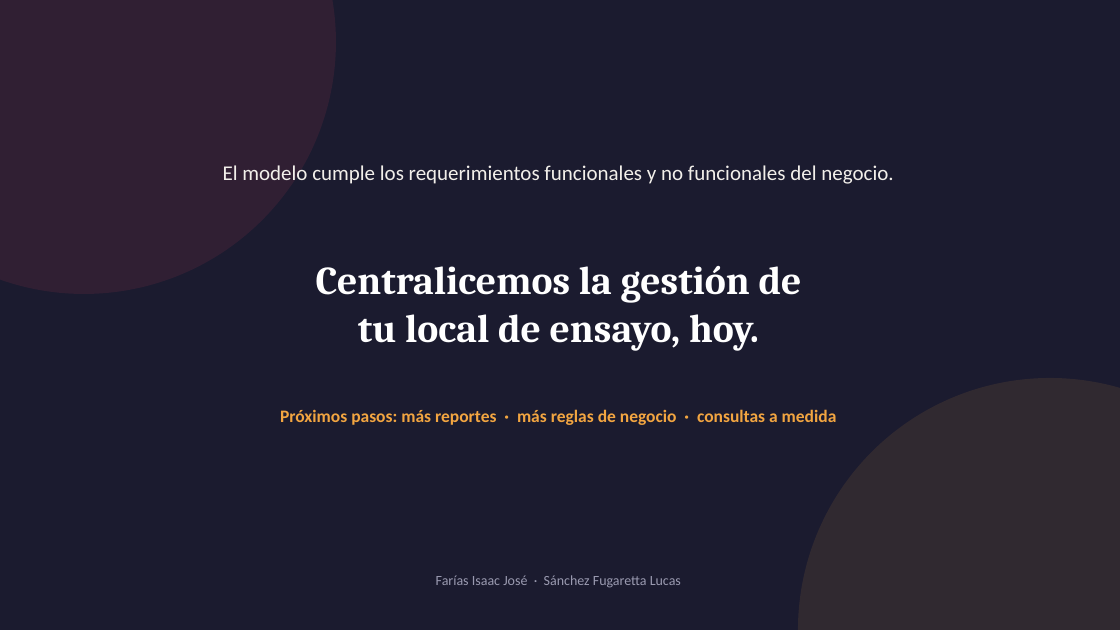
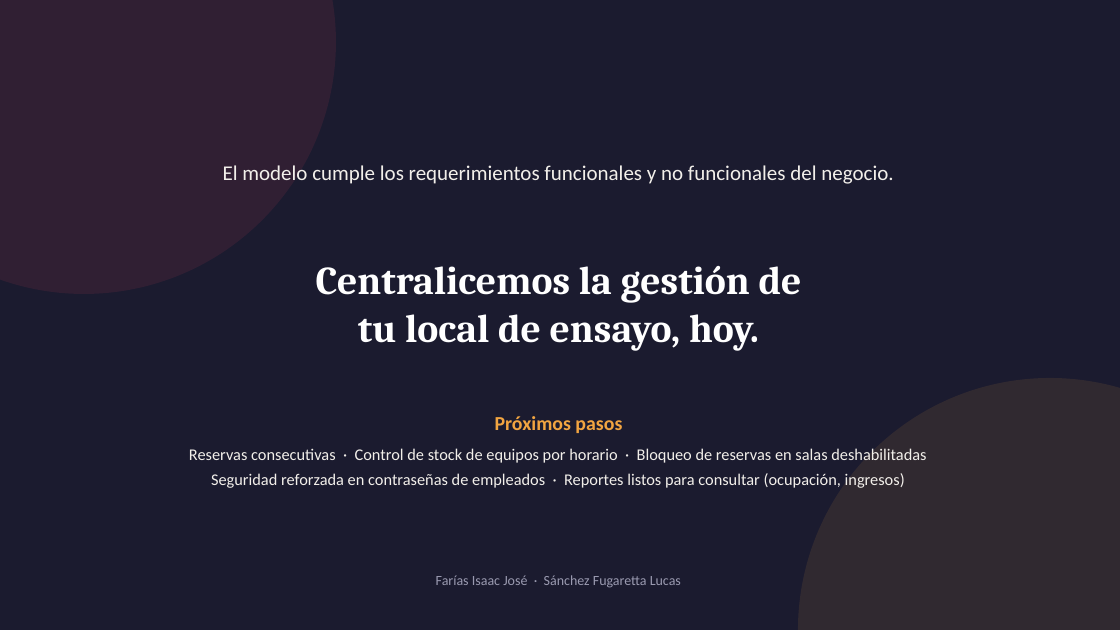
Before and after one commit to SancLucas/Base-de-Datos--Salas-de-Ensayo, a slide deck: slide 11 of Pua_de_Rosa_Deck.pptx (slide 10 before the commit). Drawn at 1120x630 pixels with LibreOffice and Linux fonts; fonts in the diff are those of the drawing. Boxes give left, top, right and bottom in pixels: in the first picture for what was removed or moved away, otherwise in the second. Text is boxed around its words. In the diff, an @@ line names an element or a change of style, - is before the commit and + after.

```diff
--- a/Pua_de_Rosa_Deck.pptx
+++ b/Pua_de_Rosa_Deck.pptx
@@ text at [189, 416, 926, 488]: text changed; size 15 to 14 pt; text colour #F2A541 to #F2EFEA; bold off @@
-Próximos pasos: más reportes · más reglas de negocio · consultas a medida
+Próximos pasos
+Reservas consecutivas · Control de stock de equipos por horario · Bloqueo de reservas en salas deshabilitadas
+Seguridad reforzada en contraseñas de empleados · Reportes listos para consultar (ocupación, ingresos)
```
Also in this commit, not shown: 9 other slides changed, 1 slide added.
